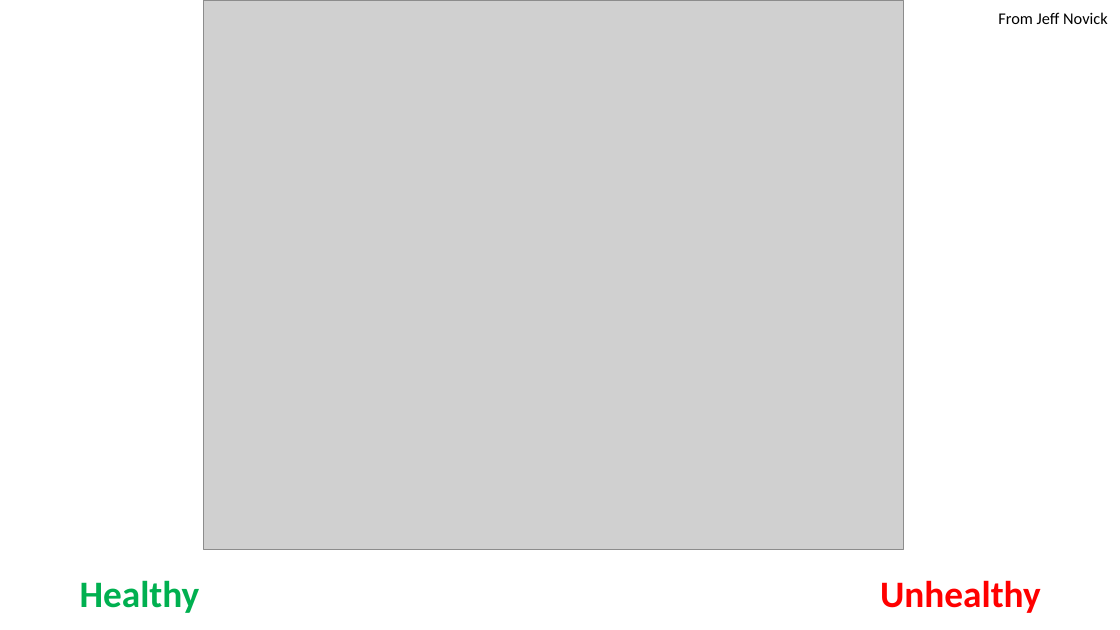
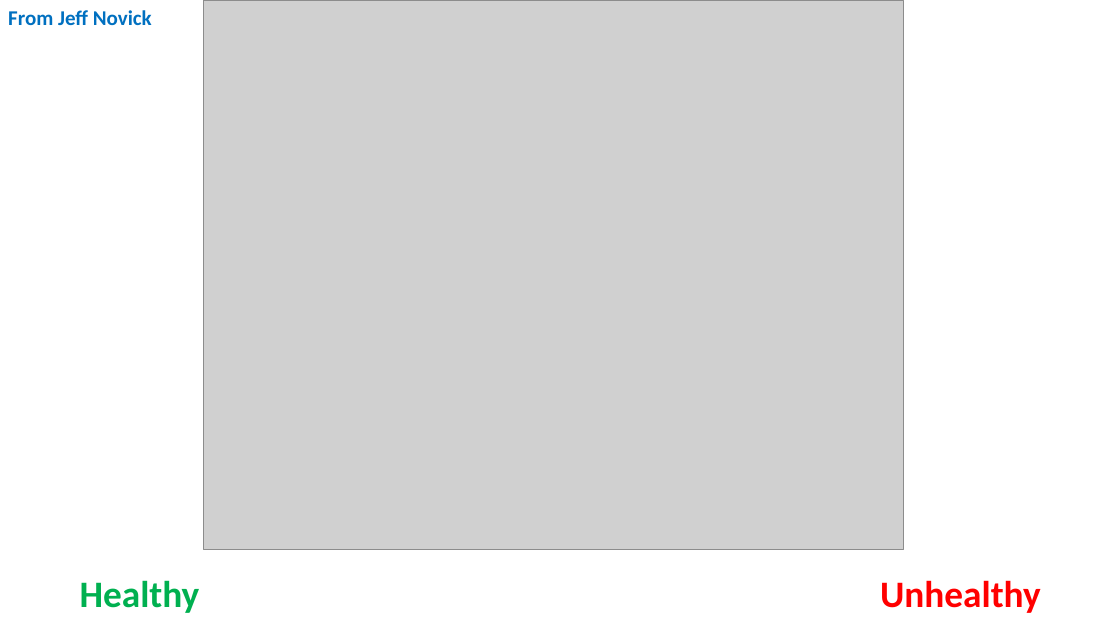
Before and after one commit to lselector/misc, a slide deck: slide 10 of _Lev_How_To_Lose_Weight.pptx. Drawn at 1120x630 pixels with LibreOffice and Linux fonts; fonts in the diff are those of the drawing; grey boxes stand for pictures. Boxes give left, top, right and bottom in pixels: in the first picture for what was removed or moved away, otherwise in the second. Text is boxed around its words. In the diff, an @@ line names an element or a change of style, - is before the commit and + after.

```diff
--- a/_Lev_How_To_Lose_Weight.pptx
+++ b/_Lev_How_To_Lose_Weight.pptx
@@ text "From Jeff Novick" moved from (x1=998, y1=12, x2=1108, y2=24) to (x1=8, y1=10, x2=152, y2=25) @@
@@ text "From Jeff Novick" at (x1=8, y1=10, x2=152, y2=25): size 14 to 18 pt, text colour #000000 to #0070C0, bold on @@
```
Also in this commit, not shown: 5 other slides changed, 1 other file.
